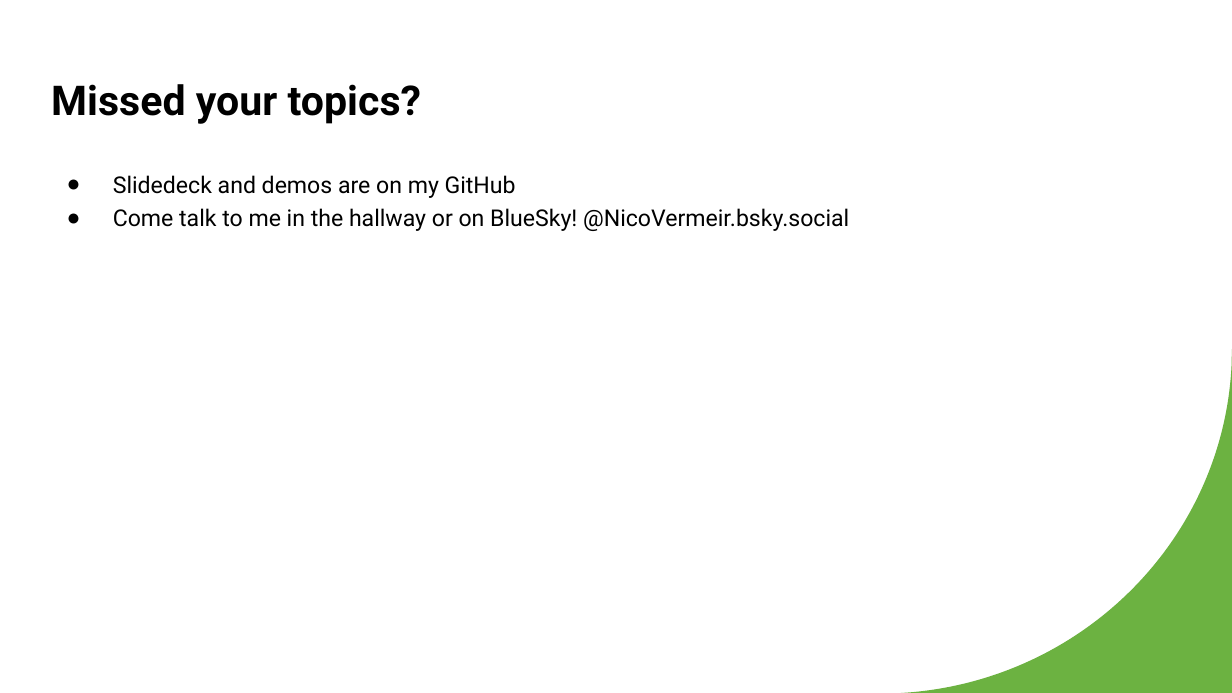
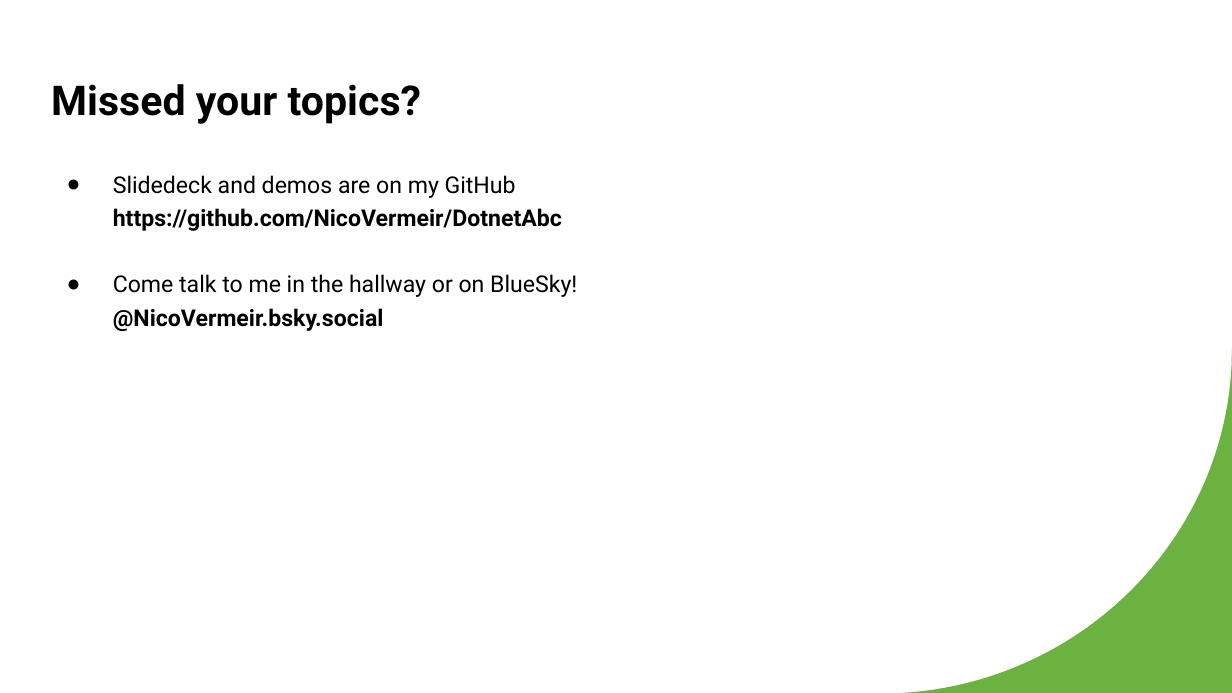
Before and after one commit to NicoVermeir/DotnetAbc, a slide deck: slide 61 of dotnet abc.pptx (slide 49 before the commit). Drawn at 1232x693 pixels with LibreOffice and Linux fonts; fonts in the diff are those of the drawing. Boxes give left, top, right and bottom in pixels: in the first picture for what was removed or moved away, otherwise in the second. Text is boxed around its words. In the diff, an @@ line names an element or a change of style, - is before the commit and + after.

Commit message:
update slidedeck

```diff
--- a/dotnet abc.pptx
+++ b/dotnet abc.pptx
@@ text at box(113, 175, 562, 231): text changed; bold on @@
-● Slidedeck and demos are on my GitHub
+● Slidedeck and demos are on my GitHub
+  https://github.com/NicoVermeir/DotnetAbc
@@ text at box(113, 274, 577, 331): bold on in "@NicoVermeir.bsky.social" @@
```
Also in this commit, not shown: 7 other slides changed, 12 slides added.
